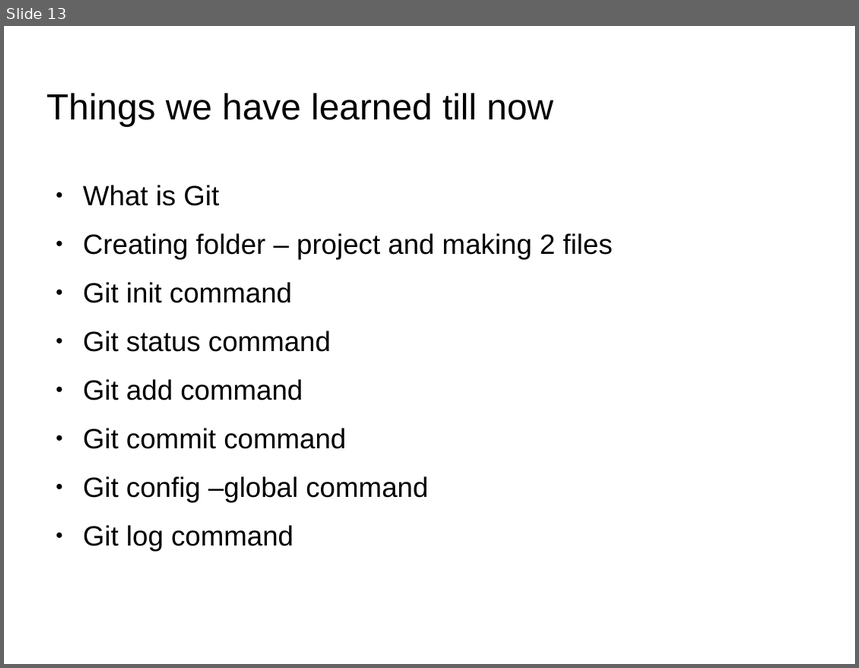
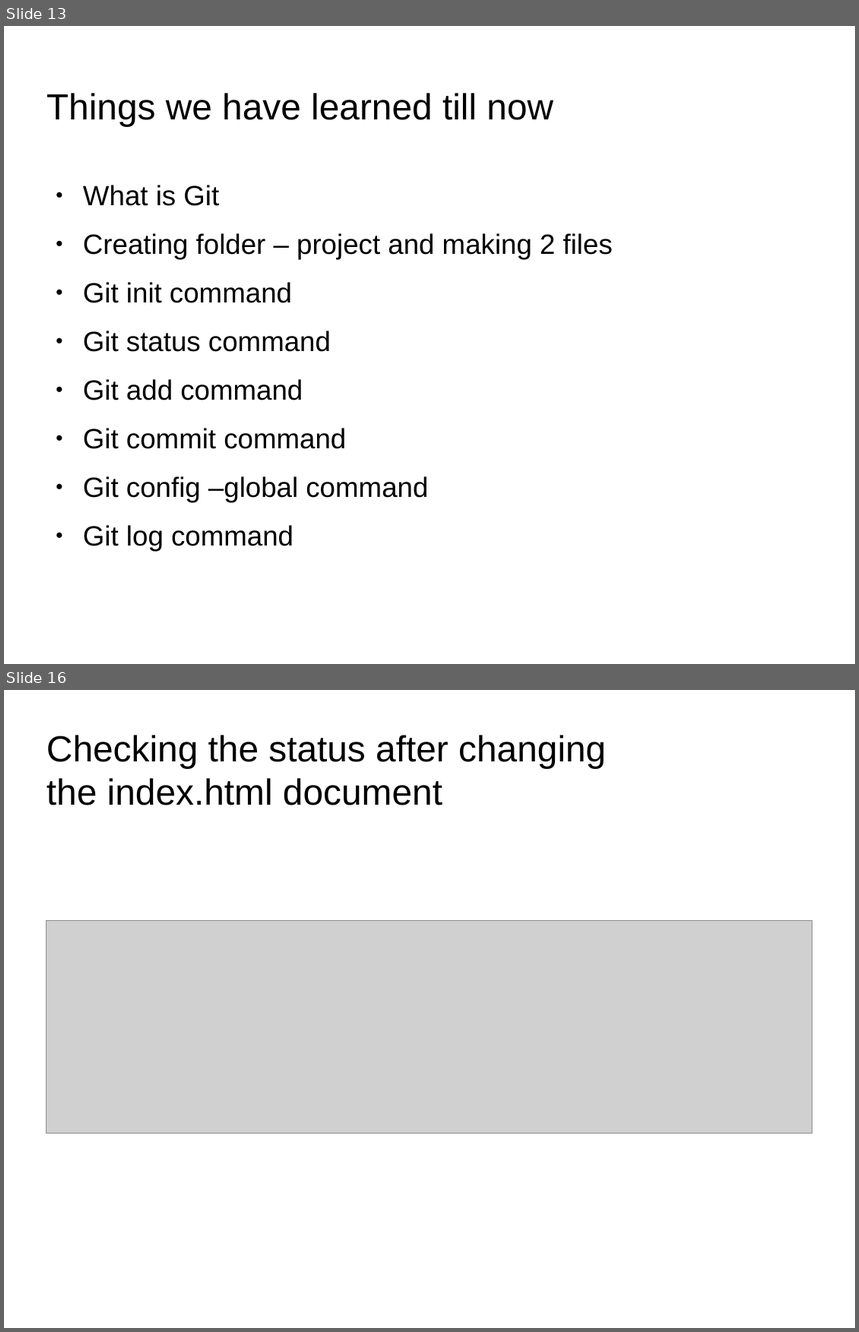
Before and after one commit to anumsh/Learning-Git-and-Github, a slide deck: git_and_GitHub.odp. Shown one above the other, each under a label of ours: slide 13 before the commit, slides 13 and 16 after it; the slides between them are not shown. The pictures are 859x668 and 859x1332 pixels, drawn with LibreOffice and Linux fonts; fonts in the diff are those of the drawing; grey boxes stand for pictures; background and template pictures are left out. Boxes give left, top, right and bottom in pixels: in the first picture for what was removed or moved away, otherwise in the second. Text is boxed around its words. In the diff, an @@ line names an element or a change of style, - is before the commit and + after.

```diff
--- a/git_and_GitHub.odp
+++ b/git_and_GitHub.odp
@@ slide 16 added at box(4, 690, 855, 1328), background picture (left out) @@
@@ title added at box(47, 735, 606, 806), 33.9 pt, text #000000 @@
+Checking the status after changing the index.html document
@@ picture added at box(47, 921, 813, 1133) @@
```
Also in this commit, not shown: 3 other slides added.
